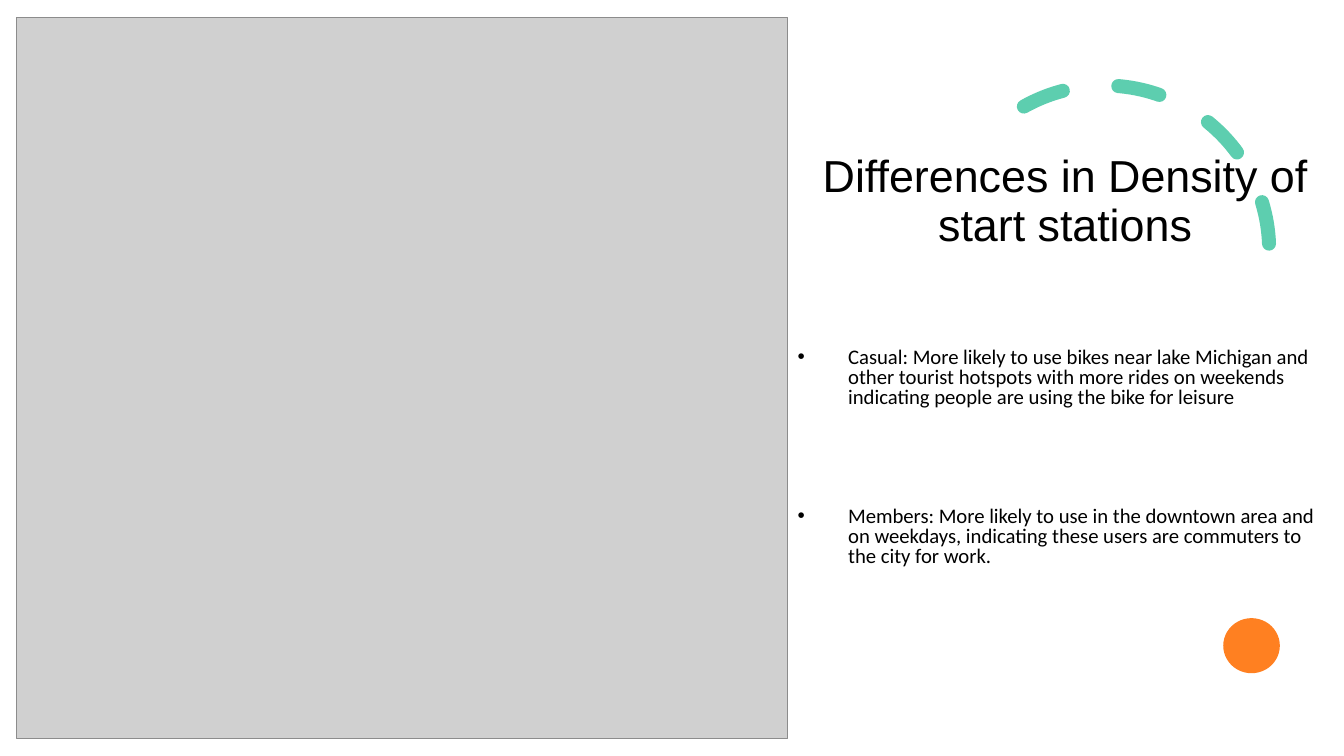
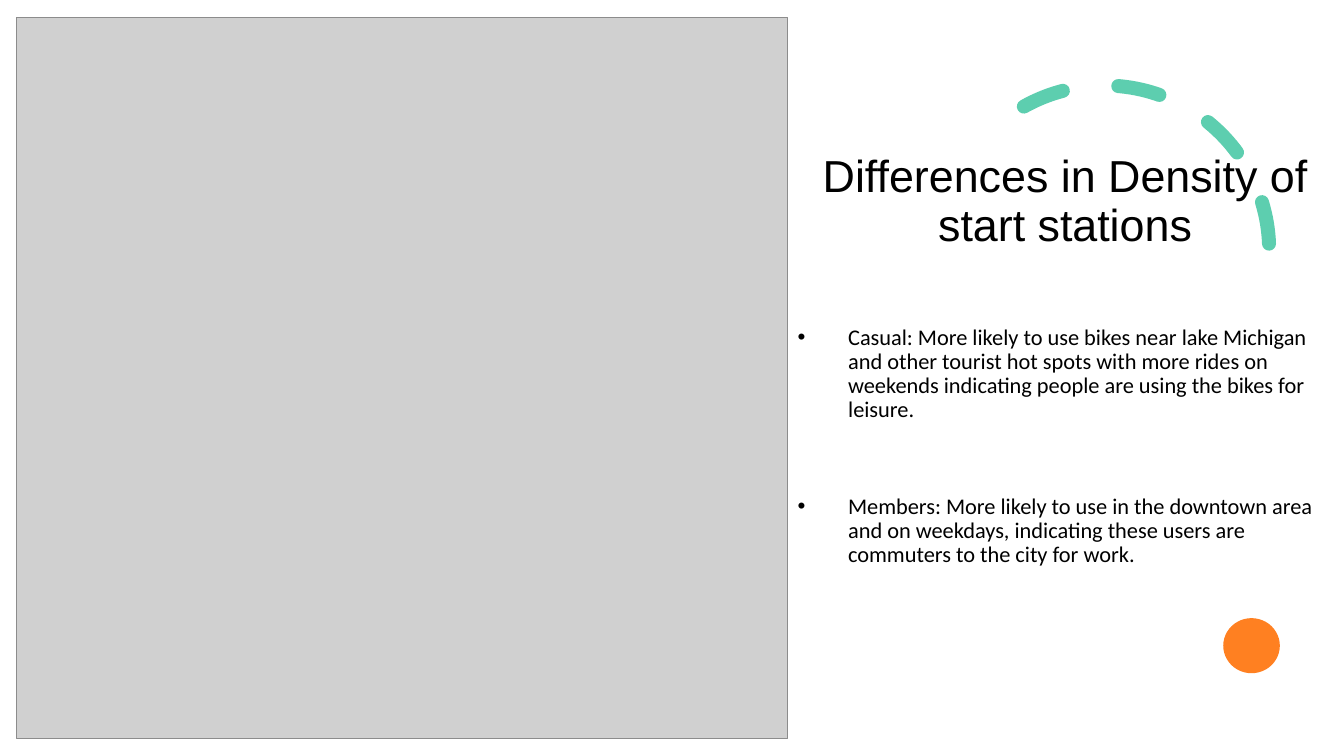
Before and after one commit to Ermiasmolla/.github.io, a slide deck: slide 9 of Cyclistic Case Study.pptx. Drawn at 1344x756 pixels with LibreOffice and Linux fonts; fonts in the diff are those of the drawing; grey boxes stand for pictures. Boxes give left, top, right and bottom in pixels: in the first picture for what was removed or moved away, otherwise in the second. Text is boxed around its words. In the diff, an @@ line names an element or a change of style, - is before the commit and + after.

```diff
--- a/Cyclistic Case Study.pptx
+++ b/Cyclistic Case Study.pptx
@@ text at box(848, 329, 1306, 417): text changed; size 14.8 to 16 pt @@
-• Casual: More likely to use bikes near lake Michigan and other tourist hotspots with more rides on weekends indicating people are using the bike for leisure
+• Casual: More likely to use bikes near lake Michigan and other tourist hot spots with more rides on weekends indicating people are using the bikes for leisure.
@@ text at box(848, 498, 1312, 566): size 14.8 to 16 pt in "Members: More likely to use in the ..."; line spacing 0.8 to 0.9 @@
```
Also in this commit, not shown: 4 other slides changed, 3 other files.
